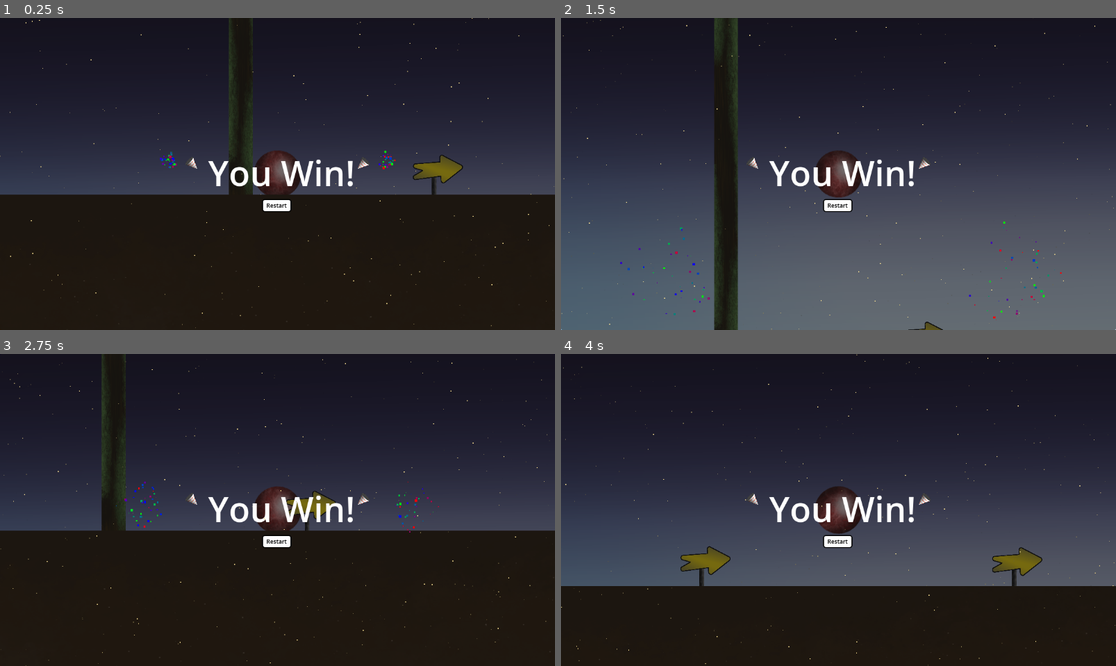
Above: before the commit, frames 1-4 (two rows, left to right).
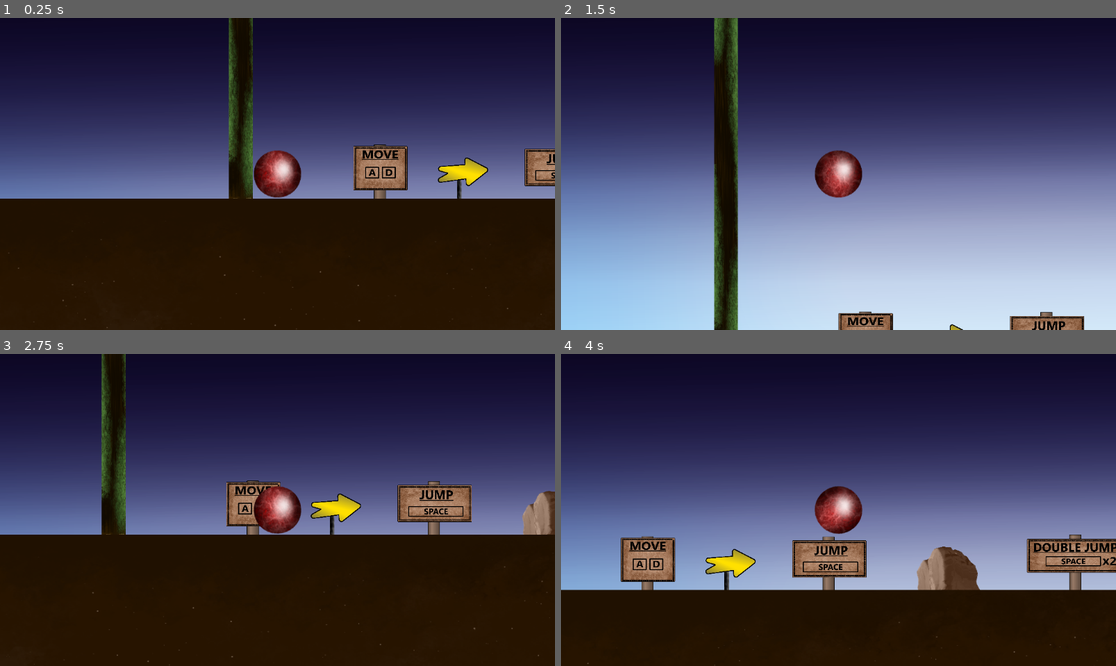
Above: after the commit, the same moments.

Repository: Cicadaware/Basic-Side-Scroller
Game: Godot game, scene res://node_2d.tscn
Same seed, same stepped clock (60 frames per second), same inputs: the game is played once before the commit and once after it.
Inputs:
- Up to frame 1 (0.25 s): no input
- Up to frame 2 (1.5 s): tap Enter (ui_accept) at 0.5, 0.77 s; hold Right (ui_right) 0.53-1.28 s; hold Left (ui_left) from 1.28 s (still down)
- Up to frame 3 (2.75 s): tap Enter (ui_accept) at 1.52 s; release Left (ui_left) at 2.03 s; hold Right (ui_right) from 2.03 s (still down)
- Up to frame 4 (4 s): tap Enter (ui_accept) at 3.02, 3.77 s; release Right (ui_right) at 3.53 s; hold Left (ui_left) from 3.53 s (still down)

The runs differ from the first frame. In frame 1, 36% of the frame differs, in the area x 0-100%, y 0-100%; in frame 2, 77%; in frame 3, 36%; in frame 4, 55%.

Commit message:
added hint boards, added disappearing platforms

Diff:
--- a/node_2d.tscn
+++ b/node_2d.tscn
@@ -1,9 +1,14 @@
-[gd_scene load_steps=36 format=3 uid="uid://dmtml1es2u8tg"]
+[gd_scene load_steps=41 format=3 uid="uid://dmtml1es2u8tg"]
 
 [ext_resource type="Script" uid="uid://chwgfm4defjwi" path="res://player.gd" id="1_0e48y"]
 [ext_resource type="Script" uid="uid://dhfu1qlr5mc3l" path="res://node_2d.gd" id="1_kdubu"]
+[ext_resource type="Texture2D" uid="uid://bn52uwun17own" path="res://resources/move_board.png" id="2_bjha6"]
 [ext_resource type="Texture2D" uid="uid://pw3pxx865n8c" path="res://resources/ball.png" id="2_q6r6c"]
 [ext_resource type="Texture2D" uid="uid://bc42oasigc2b0" path="res://resources/arrowPost.png" id="2_x0ka3"]
+[ext_resource type="Texture2D" uid="uid://cmneq705c8wy" path="res://resources/jump_board.png" id="3_gt76g"]
+[ext_resource type="Texture2D" uid="uid://idbqj5xqv4qv" path="res://resources/double_jump_board.png" id="4_1fr6y"]
+[ext_resource type="Texture2D" uid="uid://dyhri0kioed2m" path="res://resources/rock.png" id="5_2hxjc"]
+[ext_resource type="Texture2D" uid="uid://btlb6saidjy15" path="res://resources/warning_sign.png" id="5_gt76g"]
 [ext_resource type="Texture2D" uid="uid://c4u82g56gpi0q" path="res://resources/arrow.png" id="5_q6r6c"]
 [ext_resource type="Texture2D" uid="uid://bu7wn55ajqr74" path="res://resources/ballshine.png" id="5_rj586"]
 [ext_resource type="Texture2D" uid="uid://chxkx7a6ug3m8" path="res://resources/woodenfloor.png" id="6_4d7sh"]
@@ -21,7 +26,9 @@
 [ext_resource type="Script" uid="uid://cicessxts8typ" path="res://platform_12.gd" id="16_e8dv2"]
 [ext_resource type="Script" uid="uid://crds0suisuabe" path="res://win_screen.gd" id="16_flf07"]
 [ext_resource type="Script" uid="uid://7j3che1u565o" path="res://platform_10.gd" id="17_2nhjh"]
-[ext_resource type="Texture2D" uid="uid://dn6hoosy810dy" path="res://resources/confetti_cannon.png" id="21_ei405"]
+
+[sub_resource type="CircleShape2D" id="CircleShape2D_ebxd8"]
+radius = 220.36082
 
 [sub_resource type="RectangleShape2D" id="RectangleShape2D_d21ai"]
 size = Vector2(94.5, 221)
@@ -74,6 +81,39 @@
 [node name="Node2D" type="Node2D"]
 script = ExtResource("1_kdubu")
 
+[node name="Move_board" type="Sprite2D" parent="."]
+position = Vector2(-16, -48)
+scale = Vector2(0.13077858, 0.117704295)
+texture = ExtResource("2_bjha6")
+
+[node name="Jump_board" type="Sprite2D" parent="."]
+position = Vector2(359.99997, -40)
+scale = Vector2(0.12697689, 0.13241734)
+texture = ExtResource("3_gt76g")
+
+[node name="DoubleJump_board" type="Sprite2D" parent="."]
+position = Vector2(872, -48)
+scale = Vector2(0.12743317, 0.12500003)
+texture = ExtResource("4_1fr6y")
+
+[node name="warning_board" type="Sprite2D" parent="."]
+position = Vector2(1361.5, -55.625)
+scale = Vector2(0.47399986, 0.51312786)
+texture = ExtResource("5_gt76g")
+
+[node name="Rock" type="StaticBody2D" parent="."]
+position = Vector2(607.99994, -24)
+rotation = -6.8330475e-05
+scale = Vector2(0.2855347, 0.26611996)
+skew = -0.040884376
+
+[node name="Sprite2D" type="Sprite2D" parent="Rock"]
+texture = ExtResource("5_2hxjc")
+
+[node name="CollisionShape2D" type="CollisionShape2D" parent="Rock"]
+position = Vector2(0.00024414063, -7.6293945e-05)
+shape = SubResource("CircleShape2D_ebxd8")
+
 [node name="CanvasLayer" type="CanvasLayer" parent="."]
 layer = -1
 
@@ -117,22 +157,23 @@
 [node name="Camera2D" type="Camera2D" parent="Player"]
 
 [node name="arrowPost" type="Sprite2D" parent="."]
-position = Vector2(96.25, -20.25)
+position = Vector2(148.38148, -14.625099)
 scale = Vector2(0.135714, 0.14939)
 texture = ExtResource("2_x0ka3")
 
 [node name="arrowPost2" type="Sprite2D" parent="."]
-position = Vector2(745, -23)
+position = Vector2(1126.1315, -19.3751)
 scale = Vector2(0.135714, 0.14939)
 texture = ExtResource("2_x0ka3")
 
 [node name="Arrow" type="Sprite2D" parent="."]
-position = Vector2(104, -56)
+position = Vector2(156.13148, -50.3751)
 scale = Vector2(0.22519, 0.237951)
 texture = ExtResource("5_q6r6c")
 
 [node name="Arrow2" type="Sprite2D" parent="."]
-position = Vector2(751, -54)
+position = Vector2(1132.1315, -50.3751)
+rotation = -0.43873966
 scale = Vector2(0.22519, 0.237951)
 texture = ExtResource("5_q6r6c")
 
@@ -506,6 +547,7 @@
 shape = SubResource("RectangleShape2D_hqns4")
 
 [node name="WinScreen" type="CanvasLayer" parent="."]
+visible = false
 script = ExtResource("16_flf07")
 
 [node name="Panel" type="Panel" parent="WinScreen"]
@@ -540,10 +582,10 @@
 anchor_top = 0.5
 anchor_right = 0.5
 anchor_bottom = 0.5
-offset_left = -32.0
+offset_left = -120.0
 offset_top = 52.0
-offset_right = 29.0
-offset_bottom = 79.0
+offset_right = 2.0
+offset_bottom = 88.0
 grow_horizontal = 2
 grow_vertical = 2
 size_flags_vertical = 4
@@ -553,6 +595,27 @@
 theme_override_font_sizes/font_size = 12
 theme_override_styles/normal = SubResource("StyleBoxFlat_rjqkl")
 text = "Restart"
+
+[node name="nextLevelButton" type="Button" parent="WinScreen"]
+process_mode = 2
+anchors_preset = 8
+anchor_left = 0.5
+anchor_top = 0.5
+anchor_right = 0.5
+anchor_bottom = 0.5
+offset_left = 8.0
+offset_top = 52.0
+offset_right = 130.0
+offset_bottom = 88.0
+grow_horizontal = 2
+grow_vertical = 2
+size_flags_vertical = 4
+theme = SubResource("Theme_k73cj")
+theme_override_colors/font_color = Color(0, 0, 0, 1)
+theme_override_colors/font_focus_color = Color(0, 0, 0, 1)
+theme_override_font_sizes/font_size = 12
+theme_override_styles/normal = SubResource("StyleBoxFlat_rjqkl")
+text = "Next Level"
 
 [node name="Confetti" type="CPUParticles2D" parent="WinScreen"]
 process_mode = 3
@@ -606,24 +669,12 @@
 color = Color(1, 0.9043261, 0.5873669, 0.99500006)
 color_ramp = SubResource("Gradient_ta5nu")
 
-[node name="Sprite2D" type="Sprite2D" parent="WinScreen"]
-position = Vector2(400.00003, 304.00003)
-rotation = 5.497787
-scale = Vector2(0.04160871, 0.039705075)
-texture = ExtResource("21_ei405")
-
-[node name="Sprite2D2" type="Sprite2D" parent="WinScreen"]
-position = Vector2(752, 304.00006)
-rotation = 0.7853982
-scale = Vector2(0.04160871, 0.039705075)
-texture = ExtResource("21_ei405")
-
 [node name="Ground" type="StaticBody2D" parent="." groups=["Ground"]]
 position = Vector2(618, 27)
 scale = Vector2(15.296, 0.383178)
 
 [node name="Sprite2D" type="Sprite2D" parent="Ground"]
-position = Vector2(-62.369244, 973.438)
+position = Vector2(-63.938286, 994.316)
 scale = Vector2(0.083048806, 2.62933)
 texture = ExtResource("6_hqns4")
 
Binary file added: resources/double_jump_board.png
Not shown, added: resources/double_jump_board.png.import
Binary file added: resources/jump_board.png
Not shown, added: resources/jump_board.png.import
Binary file added: resources/metalfloor.png
Not shown, added: resources/metalfloor.png.import
Binary file added: resources/move_board.png
Not shown, added: resources/move_board.png.import
Binary file added: resources/rock.png
Not shown, added: resources/rock.png.import
Binary file added: resources/warning_sign.png
Not shown, added: resources/warning_sign.png.import
(and 4 more such lines)
